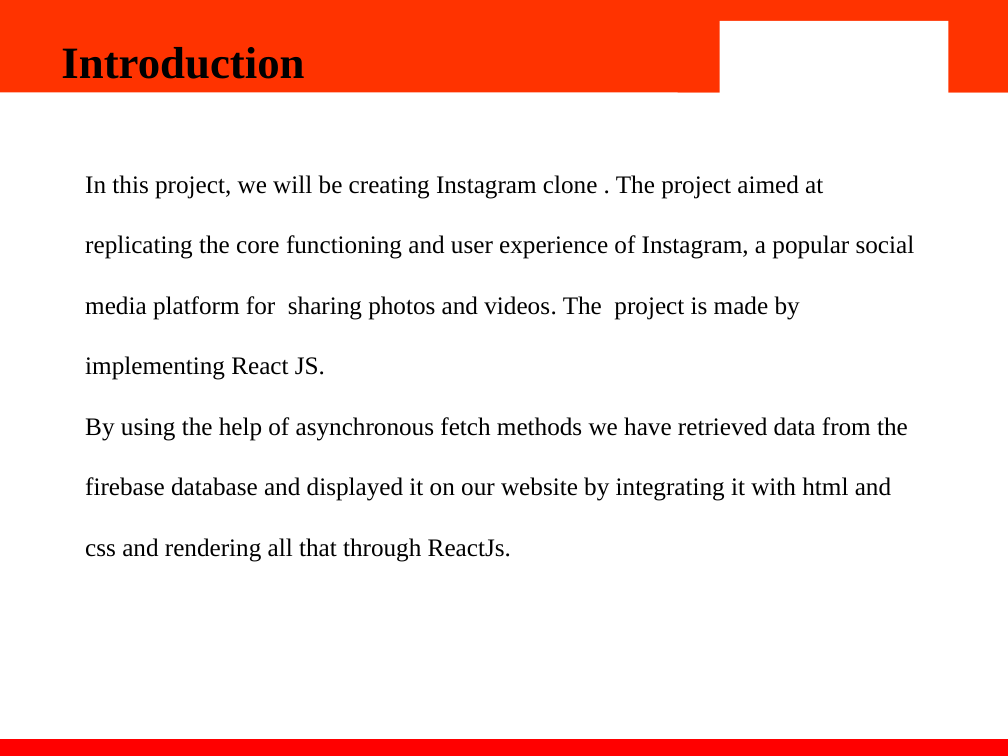
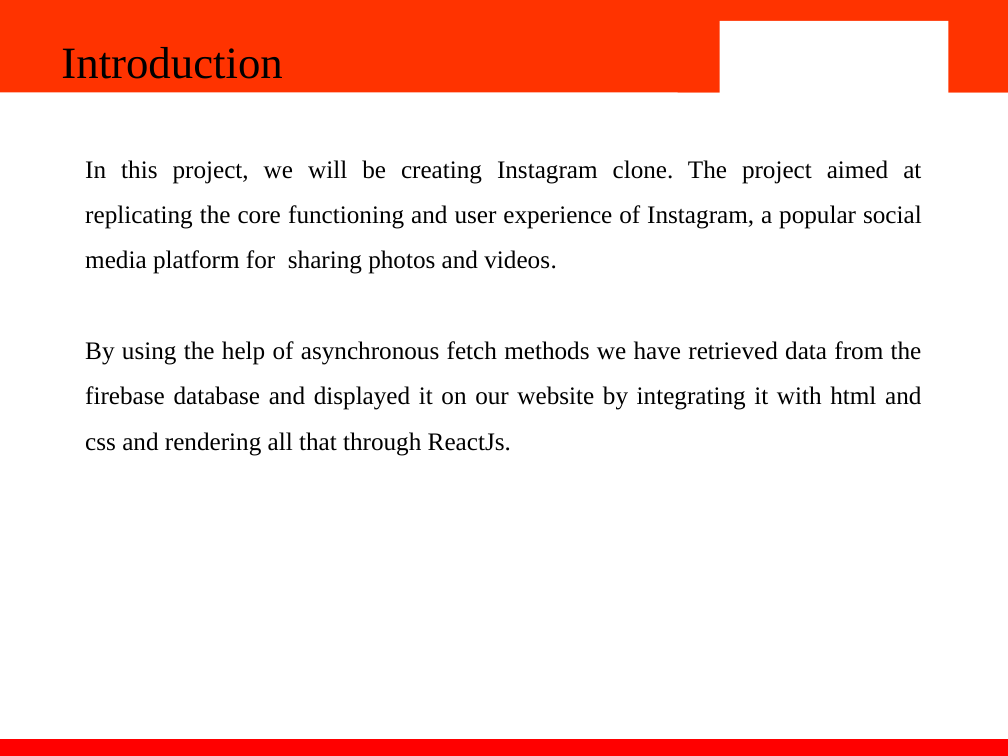
Before and after one commit to CosmosElement77/React-Insta-Clone, a slide deck: slide 3 of Insta clone.pptx. Drawn at 1008x756 pixels with LibreOffice and Linux fonts; fonts in the diff are those of the drawing; background and template pictures are left out. Boxes give left, top, right and bottom in pixels: in the first picture for what was removed or moved away, otherwise in the second. Text is boxed around its words. In the diff, an @@ line names an element or a change of style, - is before the commit and + after.

```diff
--- a/Insta clone.pptx
+++ b/Insta clone.pptx
@@ text "Introduction" at box(61, 47, 282, 79): bold off @@
@@ text at box(85, 160, 922, 456): text changed @@
-In this project, we will be creating Instagram clone . The project aimed at replicating the core functioning and user experience of Instagram, a popular social media platform for sharing photos and videos. The project is made by implementing React JS.
-By using the help of asynchronous fetch methods we have retrieved data from the firebase database and displayed it on our website by integrating it with html and css and rendering all that through ReactJs.
+In this project, we will be creating Instagram clone. The project aimed at replicating the core functioning and user experience of Instagram, a popular social media platform for sharing photos and videos.
+By using the help of asynchronous fetch methods we have retrieved data from the firebase database and displayed it on our website by integrating it with html and css and rendering all that through ReactJs.
```
Also in this commit, not shown: 4 other slides changed, 3 slides added, 1 other file.
